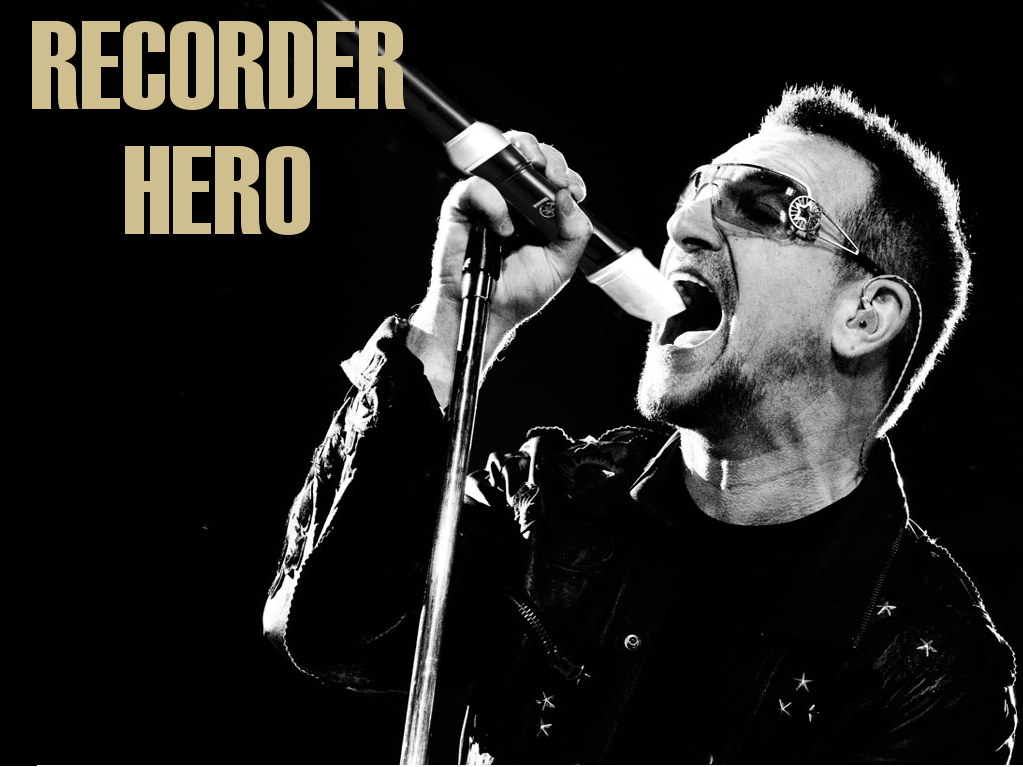
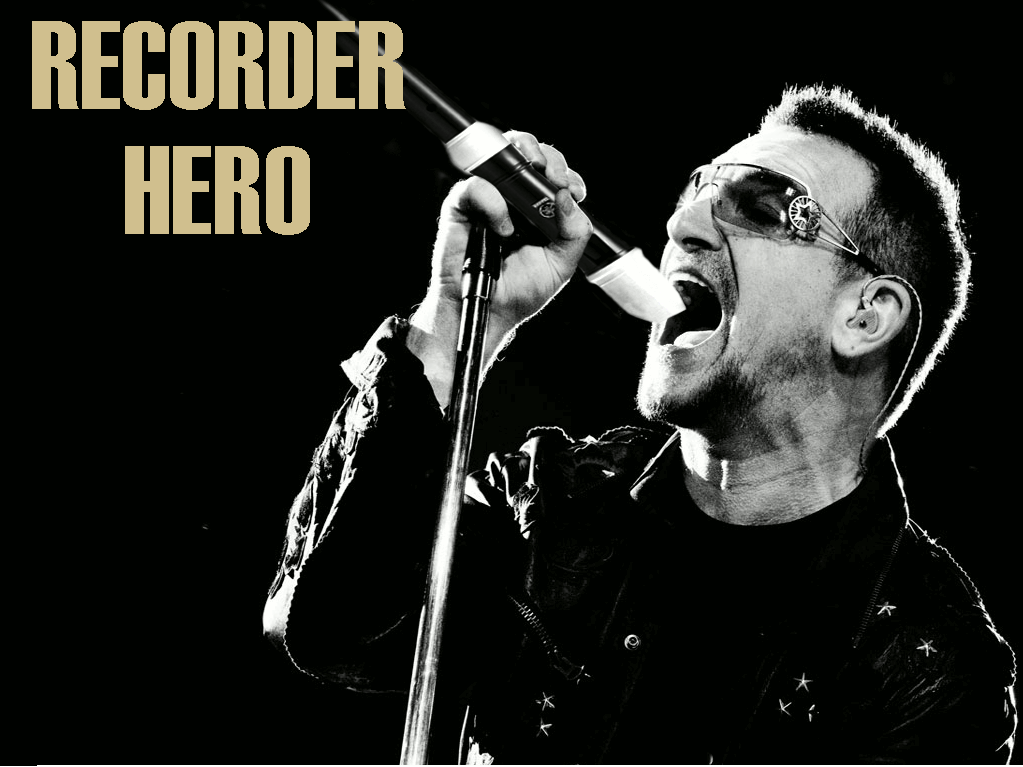
Before/after of a 1023px x 767px layered artwork. What changed in the layer stack:
painted on "RECORDER ..." over bbox(51, 21, 406, 235)
painted on "Background" over bbox(37, 0, 1023, 766)
